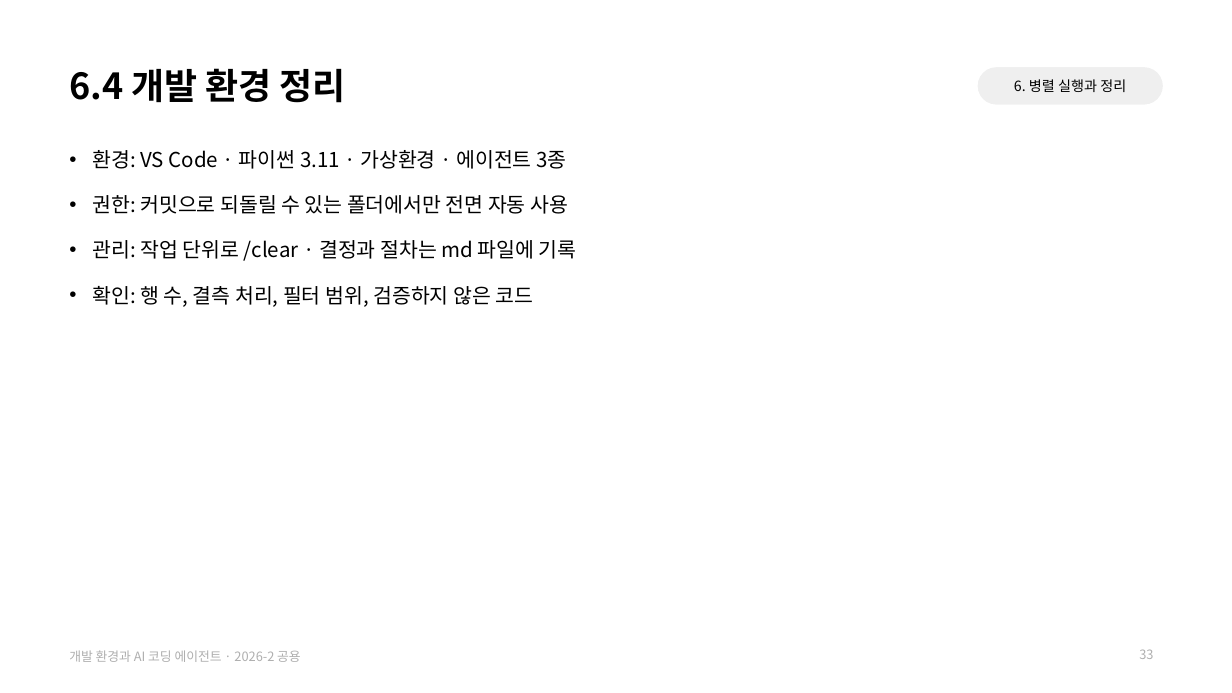
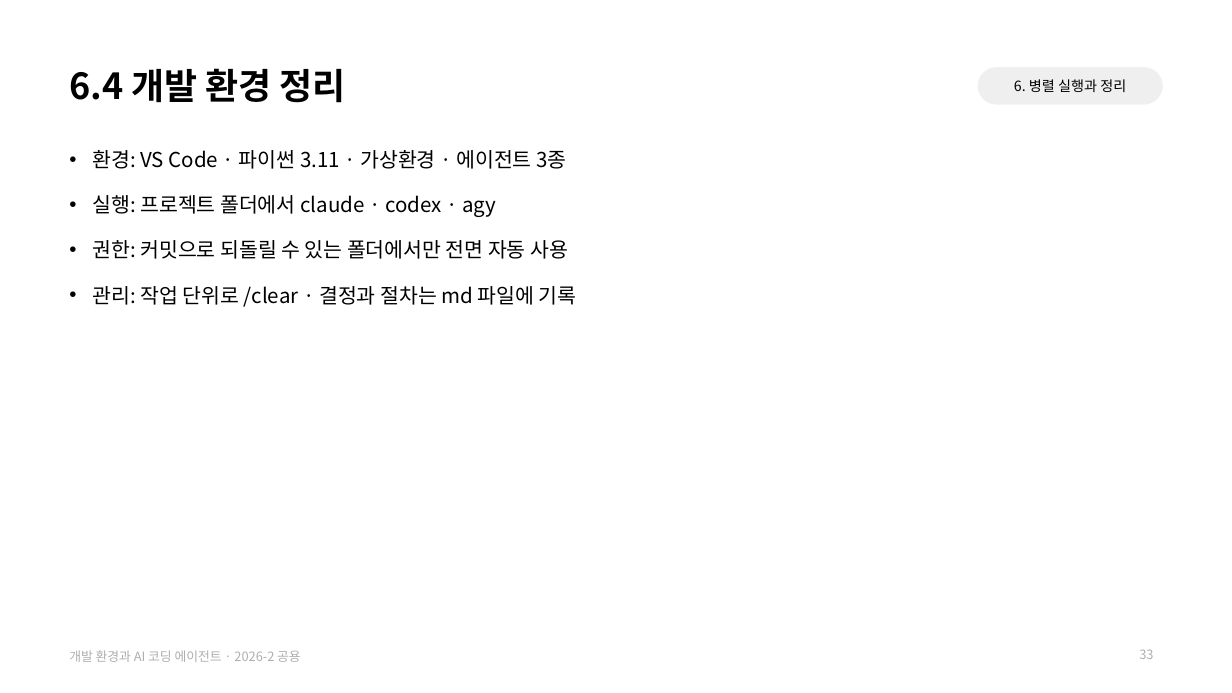
Before and after one commit to jihoyeo/ai-mobility, a slide deck: slide 33 of slides/common/dev_env.pptx. Drawn at 1232x693 pixels with LibreOffice and Linux fonts; fonts in the diff are those of the drawing. Boxes give left, top, right and bottom in pixels: in the first picture for what was removed or moved away, otherwise in the second. Text is boxed around its words. In the diff, an @@ line names an element or a change of style, - is before the commit and + after.

```diff
--- a/slides/common/dev_env.pptx
+++ b/slides/common/dev_env.pptx
@@ text at (92,195,496,217): paragraph added @@
+• 실행: 프로젝트 폴더에서 claude · codex · agy
@@ text at (92,286,534,307): paragraph removed @@
-• 확인: 행 수, 결측 처리, 필터 범위, 검증하지 않은 코드
```
Also in this commit, not shown: 15 other slides changed, 1 slide added, 1 slide removed, 2 other files.
